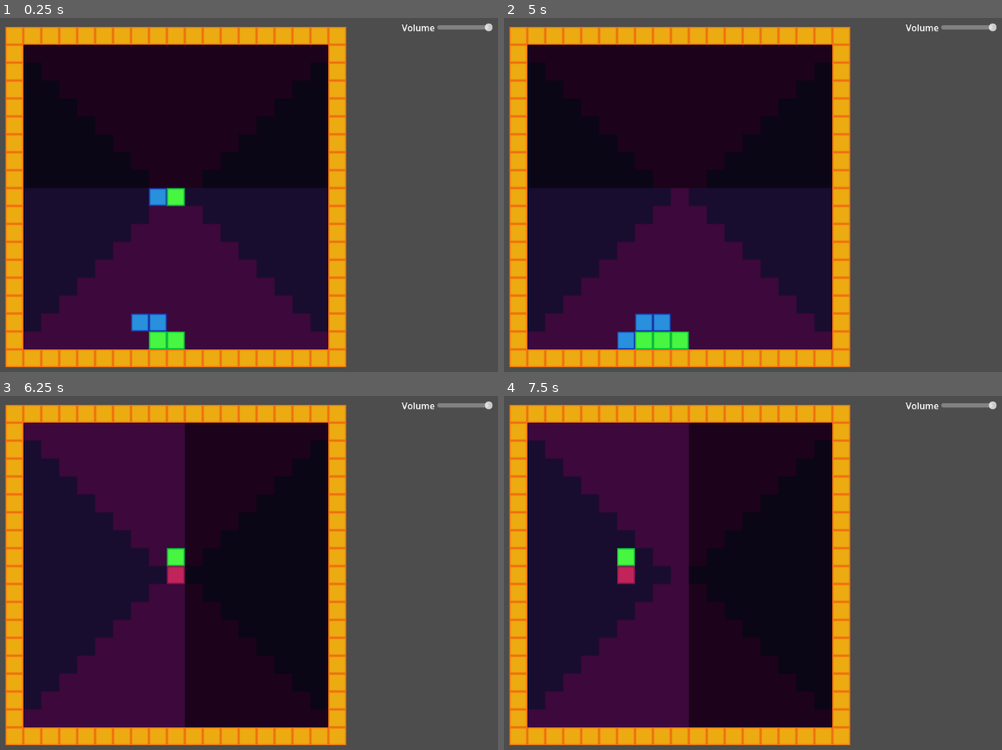
Above: before the commit, frames 1-4 (two rows, left to right).
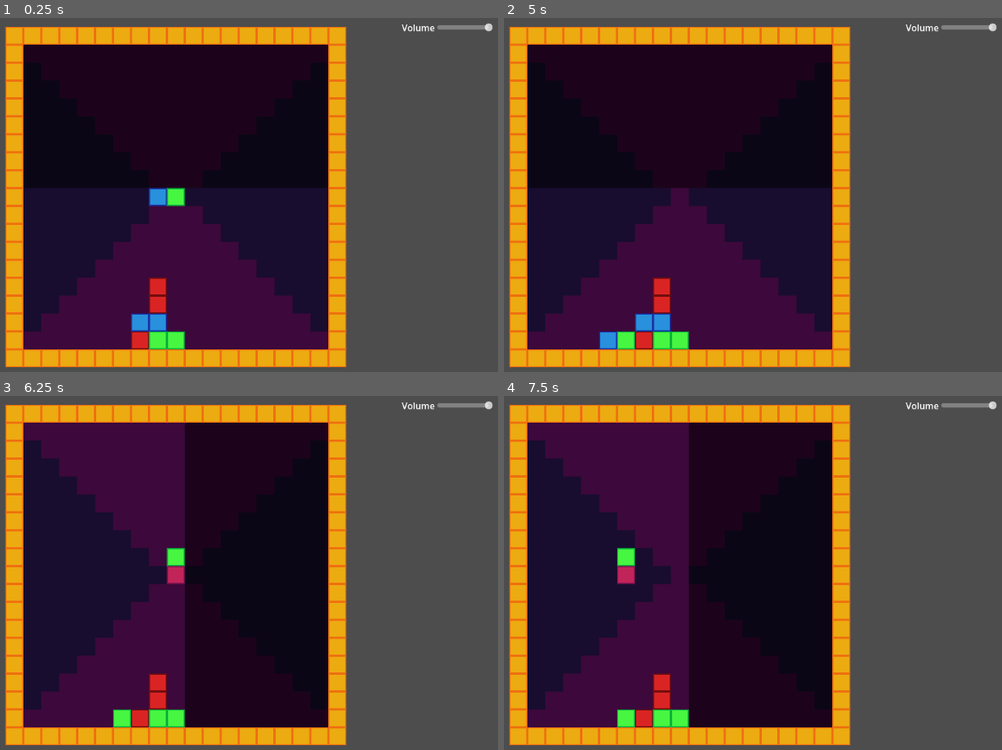
Above: after the commit, the same moments.

Repository: OwlyCode/LD54
Game: Godot game, scene res://game.tscn
The game is run twice, just before and just after one commit, with the same random seed, the same clock (stepped at 60 frames per second) and the same inputs.
Inputs:
- Up to frame 1 (0.25 s): no input
- Up to frame 2 (5 s): tap Enter at 0.5, 3.5 s; hold Space (rotate) 0.53-1.28 s; hold Up (up) 0.53-2.03 s; tap Space (rotate) at 1.35, 2, 2.85, 4.35 s; hold Space (rotate) 2.03-2.78 s; hold Left (left) 2.03-3.53 s; hold Down (down) 3.53-4.28 s; hold Space (rotate) 3.53-4.28 s; hold Right (right) from 4.28 s (still down)
- Up to frame 3 (6.25 s): release Right (right) at 5.03 s; hold Up (up) 5.03-5.78 s; hold Space (rotate) 5.03-5.78 s; hold Right (right) from 5.78 s (still down); tap Space (rotate) at 5.85 s
- Up to frame 4 (7.5 s): keep holding Right (right); hold Space (rotate) 6.53-7.28 s; tap Space (rotate) at 7.35 s

The runs differ from the first frame. In frame 1, 0.6% of the frame differs, in the area x 1-70%, y 28-94%; in frame 2, 0.9%; in frame 3, 1.1%; in frame 4, 1.1%.

Commit message:
Working combo system

Diff:
--- a/Global.gd
+++ b/Global.gd
@@ -7,7 +7,7 @@
 var loading = false
 var GRID_SIZE = 17
 var LOCK_TIME = 0.01
-var COMBO_TIME = 0.25
+var COMBO_TIME = 0.5
 
 func _ready():
 	var root = get_tree().get_root()
--- a/TileMap.gd
+++ b/TileMap.gd
@@ -10,6 +10,7 @@
 var next_pieces = [[Block.new_colored(Block.GREEN), Block.new_colored(Block.BLUE)]]
 
 var fluid_cells = []
+var matching_cells = []
 
 var direction = Block.RIGHT
 
@@ -23,7 +24,7 @@
 var lock_cooldown = Global.LOCK_TIME
 var combo_cooldown = Global.COMBO_TIME
 
-enum { DROPPING, LOCKING, COMBOING }
+enum { DROPPING, LOCKING, MATCHING }
 
 var game_state = DROPPING
 
@@ -60,10 +61,14 @@
 	test_scenario()
 
 func test_scenario():
+	state[6][16] = Block.new_colored(Block.RED)
+
 	state[8][16] = Block.new_colored(Block.GREEN)
 	state[7][16] = Block.new_colored(Block.GREEN)
 	state[7][15] = Block.new_colored(Block.BLUE)
 	state[6][15] = Block.new_colored(Block.BLUE)
+	state[7][14] = Block.new_colored(Block.RED)
+	state[7][13] = Block.new_colored(Block.RED)
 
 func blank_state():
 	var new_state = []
@@ -188,10 +193,7 @@
 
 	active_cells = []
 
-	if len(matched):
-		return true
-
-	return false
+	return matched
 
 func change_state(x, y, block):
 	state[x][y] = block
@@ -201,8 +203,11 @@
 			fluid_cells.append([n[0], n[1]])
 
 func pack():
+	var all_moved = []
+
 	while len(fluid_cells) > 0:
 		var lookup = [] + fluid_cells
+		all_moved += fluid_cells
 
 		fluid_cells = []
 
@@ -211,15 +216,6 @@
 			var j = cell[1]
 
 			if state[i][j] != null:
-				var with_color = state[i][j]
-				var matches = detect_match([i, j, with_color])
-
-				for c in matches:
-					change_state(c[0], c[1], null)
-
-				if len(matches) > 0:
-					return true
-
 				if gravity[i][j] == Block.DOWN:
 					if j < Global.GRID_SIZE - 1 and  state[i][j+1] == null:
 						change_state(i, j+1, state[i][j])
@@ -240,7 +236,17 @@
 						change_state(i+1, j, state[i][j])
 						change_state(i, j, null)
 
-	return false
+	var matches = []
+
+	for cell in all_moved:
+		var i = cell[0]
+		var j = cell[1]
+
+		if state[i][j] != null:
+			var with_color = state[i][j]
+			matches += detect_match([i, j, with_color])
+
+	return matches
 
 
 func spawn_piece():
@@ -324,7 +330,7 @@
 
 func _process(_delta):
 	draw()
-
+	display_debug()
 
 func rotate_piece():
 	if len(active_cells) < 2:
@@ -356,7 +362,7 @@
 	if s != game_state:
 		if s == LOCKING:
 			lock_cooldown = Global.LOCK_TIME
-		if s == COMBOING:
+		if s == MATCHING:
 			lock_cooldown = Global.COMBO_TIME
 
 	game_state = s
@@ -366,35 +372,29 @@
 		lock_cooldown -= delta
 
 		if lock_cooldown < 0:
-			var has_match = lock()
+			matching_cells = lock()
 			lock_cooldown = Global.LOCK_TIME
-
-			if has_match:
-				set_game_state(COMBOING)
-			else:
-				has_match = pack()
-
-				if has_match:
-					set_game_state(COMBOING)
-				else:
-					set_game_state(DROPPING)
-					spawn_piece()
-
-
-	if game_state == COMBOING:
-		combo_cooldown -= delta
-
-		if combo_cooldown < 0:
-			print("COMBO")
-			var has_match = pack()
-
-			if has_match:
-				combo_cooldown = Global.COMBO_TIME
+			print(fluid_cells)
+
+			if len(matching_cells) > 0:
+				set_game_state(MATCHING)
 			else:
 				set_game_state(DROPPING)
 				spawn_piece()
 
-
+	if game_state == MATCHING:
+		combo_cooldown -= delta
+
+		if combo_cooldown < 0:
+			for c in matching_cells:
+				change_state(c[0], c[1], null)
+
+			matching_cells = pack()
+			combo_cooldown = Global.COMBO_TIME
+
+			if not(matching_cells):
+				set_game_state(DROPPING)
+				spawn_piece()
 
 	if Input.is_action_just_pressed("down") or (Input.is_action_pressed("down") and action_cooldown < 0):
 		if direction == Block.DOWN:
@@ -445,3 +445,12 @@
 		if cooldown < 0:
 			cooldown = COOLDOWN_VALUE
 			update_state()
+
+
+
+func display_debug():
+	var debug_ts = get_node("/root/game/Debug")
+	debug_ts.clear()
+
+	for x in fluid_cells:
+		debug_ts.set_cell(0, Vector2i(x[0], x[1]), 1, Vector2i(2, 3))
--- a/game.tscn
+++ b/game.tscn
@@ -7,6 +7,7 @@
 [ext_resource type="Script" path="res://UI.gd" id="5_4veao"]
 
 [node name="game" type="Node2D"]
+texture_filter = 1
 
 [node name="CanvasLayer" type="CanvasLayer" parent="."]
 
@@ -43,3 +44,7 @@
 [node name="Camera2D" type="Camera2D" parent="."]
 position = Vector2(136, 136)
 zoom = Vector2(2, 2)
+
+[node name="Debug" type="TileMap" parent="."]
+tile_set = ExtResource("3_ie55p")
+format = 2
--- a/tileset.tres
+++ b/tileset.tres
@@ -12,6 +12,7 @@
 1:1/0 = 0
 0:3/0 = 0
 1:3/0 = 0
+2:3/0 = 0
 
 [resource]
 sources/1 = SubResource("TileSetAtlasSource_bt023")
Binary file changed: block.png
